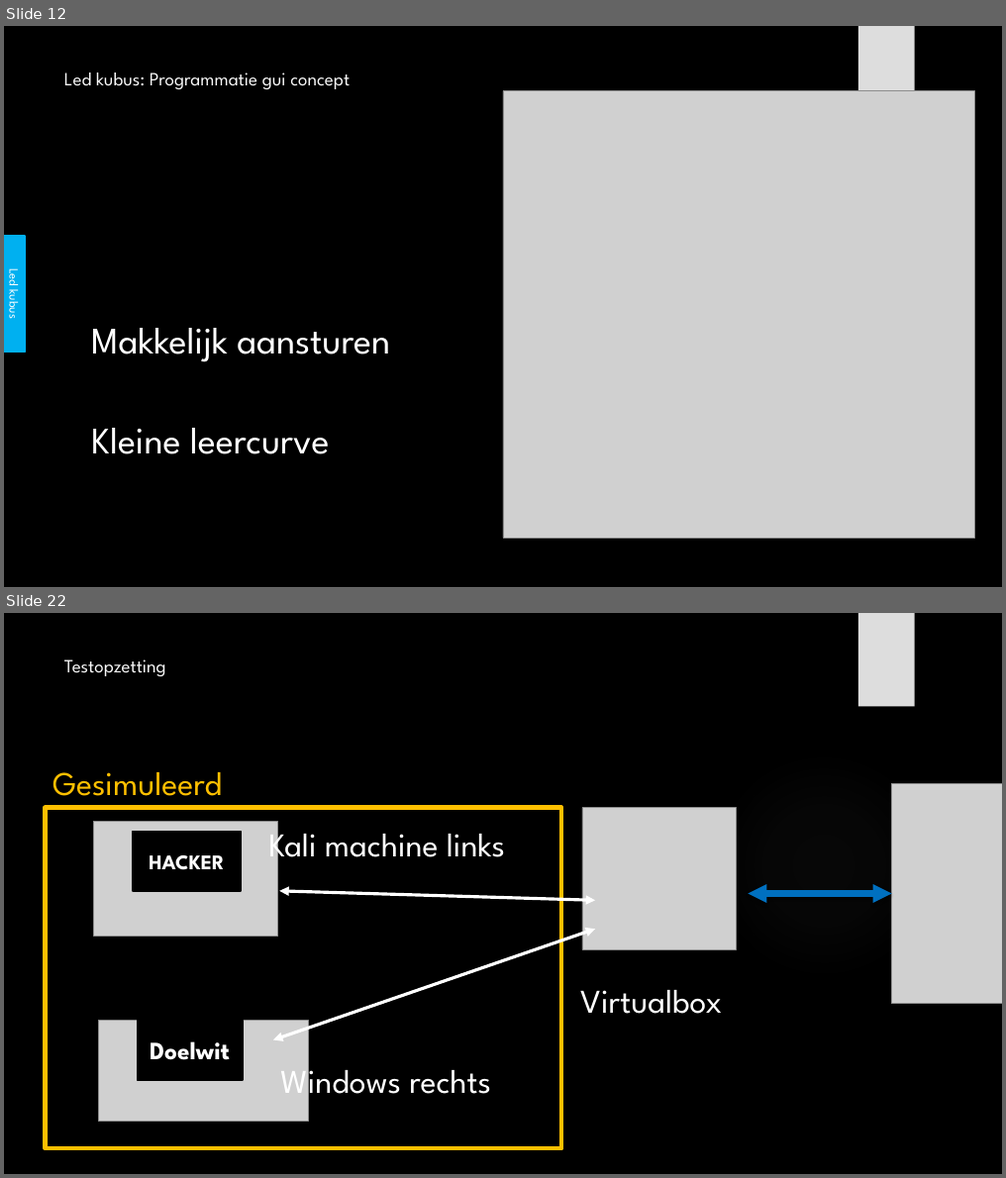
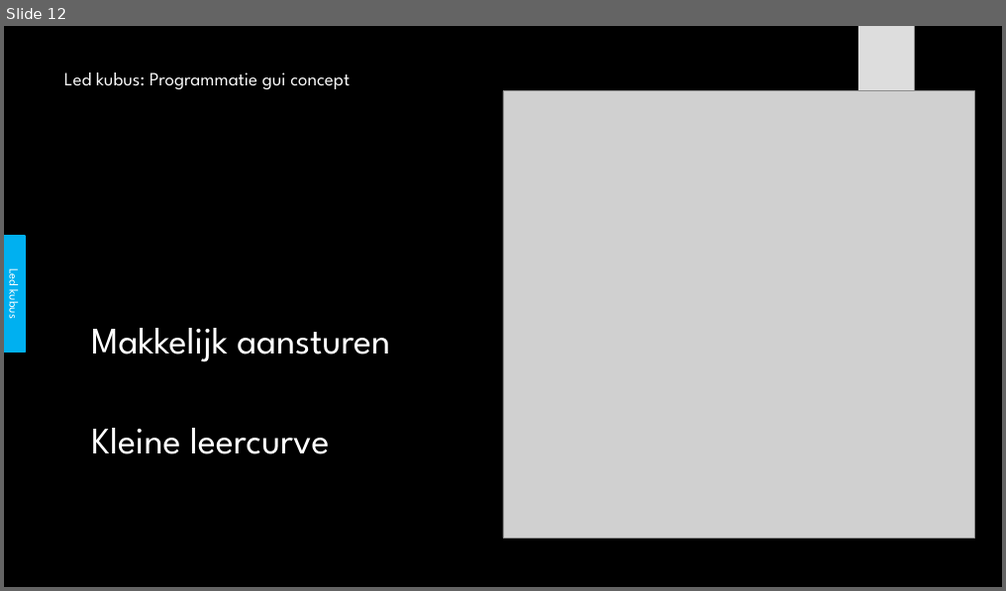
Before and after one commit to its-3ncrypt/Led_Cube_arduino, a slide deck: _Administratie/Presentatie GIP.pptx. Shown one above the other, each under a label of ours: slides 12 and 22 before the commit, slide 12 after it; the slides between them are not shown. The pictures are 1006x1178 and 1006x591 pixels, drawn with LibreOffice and Linux fonts; fonts in the diff are those of the drawing; grey boxes stand for pictures; background and template pictures are left out. Boxes give left, top, right and bottom in pixels: in the first picture for what was removed or moved away, otherwise in the second. Text is boxed around its words. In the diff, an @@ line names an element or a change of style, - is before the commit and + after.

```diff
--- a/_Administratie/Presentatie GIP.pptx
+++ b/_Administratie/Presentatie GIP.pptx
@@ slide 22 removed at <box>4,613,1002,1174</box>, background picture (left out); not listed: 1 template element that a slide beside it also shows @@
@@ title removed at <box>64,660,166,676</box> @@
-Testopzetting
@@ ellipse removed at <box>709,750,939,980</box> @@
@@ text removed at <box>53,772,222,796</box> @@
-Gesimuleerd
@@ picture removed at <box>892,783,1002,1004</box> @@
@@ rectangle removed at <box>46,808,561,1149</box> @@
@@ picture removed at <box>582,808,736,950</box> @@
@@ picture removed at <box>94,822,278,937</box> @@
@@ rectangle removed at <box>133,832,242,891</box> @@
-HACKER
@@ text removed at <box>268,824,505,867</box> @@
-Kali machine links
@@ double arrow removed from (279, 891) to (595, 900) @@
@@ double arrow removed from (748, 894) to (892, 894) @@
@@ double arrow removed from (273, 1041) to (595, 929) @@
@@ text removed at <box>580,990,722,1014</box> @@
-Virtualbox
@@ picture removed at <box>98,1020,308,1121</box> @@
@@ rectangle removed at <box>138,1020,243,1080</box> @@
-Doelwit
@@ text removed at <box>280,1059,491,1103</box> @@
-Windows rechts
```
Also in this commit, not shown: 2 slides changed, 5 slides added, 6 other slides removed, 2 other files.
